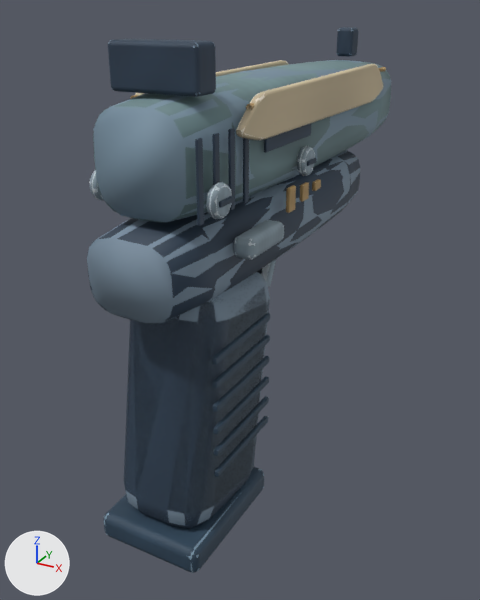
A saved change to the glTF model models/csgo/anime-glock.glb.
Rendered twice from a camera (50 mm lens) standing at (0.132, -0.227, 0.071) and looking at (-0.011, 0.033, -0.058). The lights are fixed; the arrows at lower left show +X, +Y and +Z. The first picture is the older version. Where no turn or scale is listed for an object, it has been applied to the vertices. Vertices at exactly the same position are counted once.

Objects in the first picture: 'World hardware', 'World paint', 'magazine_Parkerized steel', 'slide_Polymer', 'slide_Weapon finish / Ivory enamel', 'slide_Weapon finish / Parkerized steel', 'weapon_Machined edges', 'weapon_Parkerized steel', 'weapon_Polymer' and 3 more.
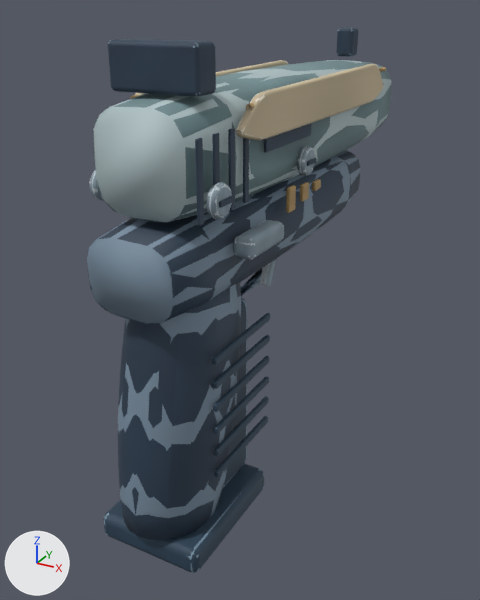
Location of each change, (x1, y1, x2, y2) in pixels of the pictures (480 x 600 px; the box of a moved part takes in the faces that stretch with it):
'weapon_Polymer', reshaped
    before: (87, 123, 360, 529)
    after: (87, 123, 360, 540)
part 1 of me_cylinder_001, rebuilt (16% narrower)
    before: (124, 275, 270, 529)
    after: (118, 283, 241, 540)
part 2 of me_world_weapon_surface, rebuilt
    before: (124, 272, 270, 526)
    after: (118, 284, 241, 518)
part 3 of me_world_weapon_surface, moved or reshaped
    both: (190, 157, 357, 257)
part 4 of me_world_weapon_surface_001, recoloured (greyish blue to light grey)
    both: (94, 60, 392, 222)

What changed in the scene script:
```text
Change me_cylinder_001:
    used by ob_weapon_polymer; location = (0.0, 0.173, 0.025)
    remove me_cylinder_001.from_pydata(...)  # 912 vertices, 1792 faces; spans x -0.027..0.027, y -0.237..0.001, z -0.154..0.019
    add me_cylinder_001.from_pydata(...)  # 1036 vertices, 2040 faces; spans x -0.027..0.027, y -0.243..0.001, z -0.151..0.019
    me_cylinder_001 part 1: the loose piece of 96 vertices spanning x -0.021..0.021, y -0.233..-0.163, z -0.154..-0.046 is rebuilt with 220 vertices and now spans x -0.021..0.021, y -0.243..-0.177, z -0.151..-0.039
Change me_world_weapon_surface:
    used by ob_world_hardware; location = (0.0, 0.0, 0.0)
    remove me_world_weapon_surface.from_pydata(...)  # 825 vertices, 1476 faces; spans x -0.027..0.03, y -0.065..0.173, z -0.132..0.062
    add me_world_weapon_surface.from_pydata(...)  # 852 vertices, 1530 faces; spans x -0.027..0.03, y -0.07..0.173, z -0.132..0.062
    me_world_weapon_surface part 2: the loose piece of 96 vertices spanning x -0.021..0.021, y -0.06..0.01, z -0.129..-0.021 is rebuilt with 104 vertices and now spans x -0.021..0.021, y -0.07..-0.004, z -0.126..-0.014
    me_world_weapon_surface part 3: 16 vertices removed from x -0.02..0.029, y -0.049..0.091, z -0.03..0.017; 32 vertices added at x -0.02..0.029, y -0.05..0.092, z -0.03..0.017
    other edits to the shape of me_world_weapon_surface do not show in these pictures
Change me_world_weapon_surface_001:
    where me_world_weapon_surface_001.from_pydata(...)  # 167 vertices, 322 faces; spans x -0.026..0.026, y -0.055..0.155, z 0.002..0.048
    used by ob_world_paint; location = (0.0, 0.0, 0.0)
    me_world_weapon_surface_001 part 4: 168 faces centred in x -0.022..0.022, y -0.055..0.155, z 0.003..0.047 are repainted in the vertex colours; the middle colour goes from greyish blue #7a92a3 to light grey #b4c6c9
```
